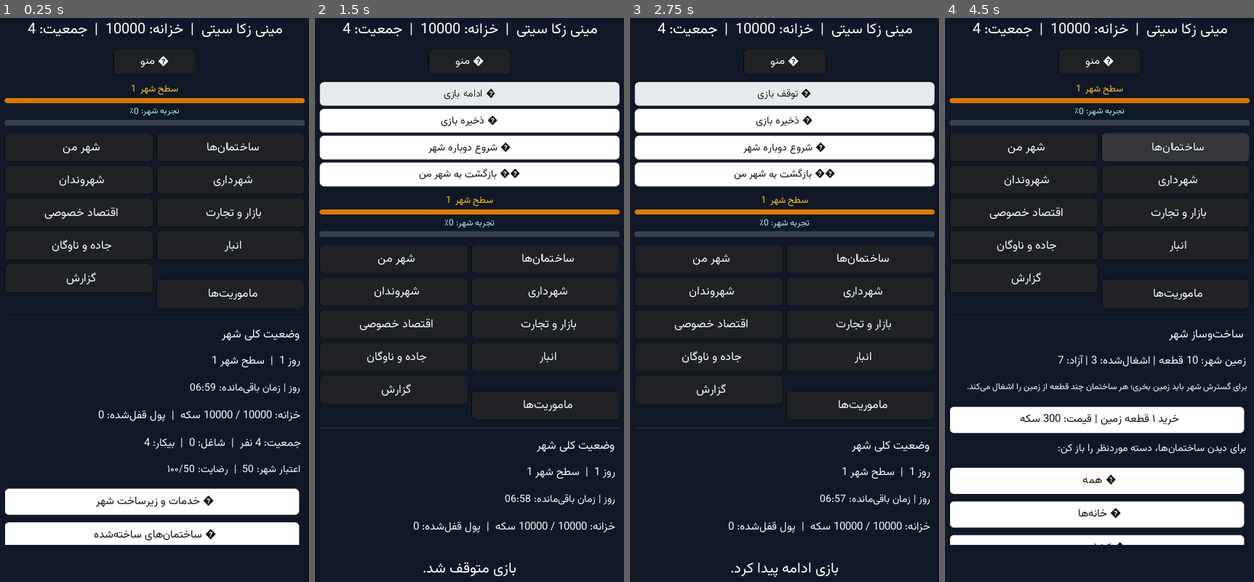
Above: before the commit, frames 1-4 (left to right).
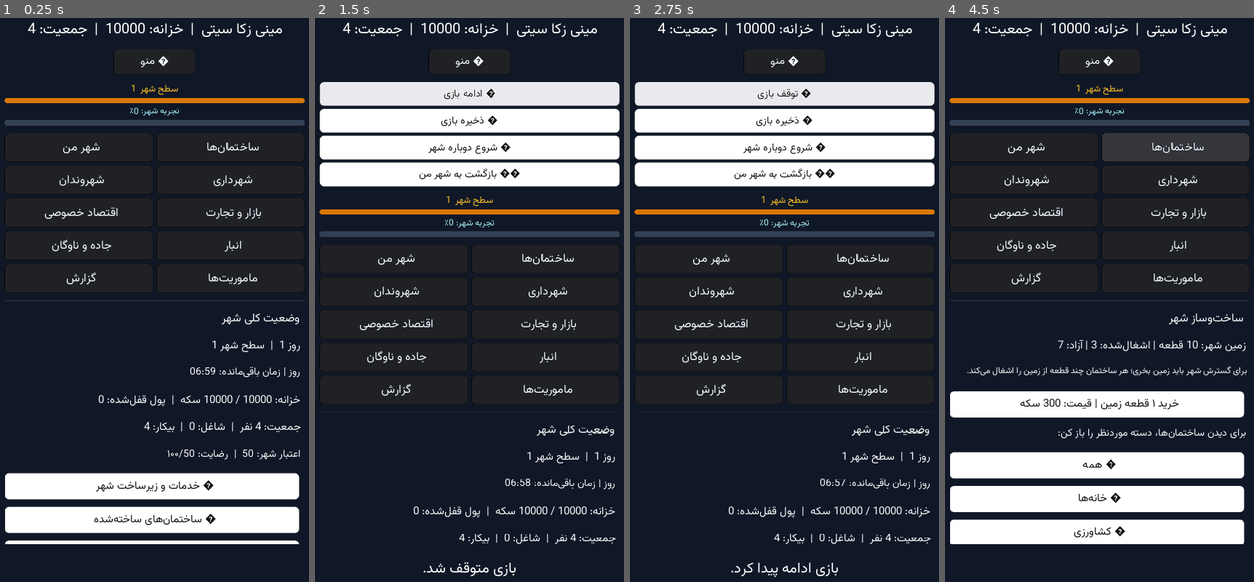
Above: after the commit, the same moments.

Repository: zekainstabot/mini-zeka-city
Game: Godot game, scene res://Main.tscn
Two runs of this game, one before a commit and one after it. Both use one fixed random seed, a clock stepped at 60 frames per second and the inputs below.
Inputs:
- Up to frame 1 (0.25 s): no input
- Up to frame 2 (1.5 s): click "ﻮﻨﻣ ☰" at 0.5 s; click "ﯼﺯﺎﺑ ﻒﻗﻮﺗ ⏸" at 1.25 s
- Up to frame 3 (2.75 s): click "ﯼﺯﺎﺑ ﻪﻣﺍﺩﺍ ▶" at 2 s
- Up to frame 4 (4.5 s): click "ﯼﺯﺎﺑ ﻩﺮﯿﺧﺫ 💾" at 2.75 s; click "ﻦﻣ ﺮﻬﺷ" at 3.5 s; click "ﺎﻫ‌ﻥﺎﻤﺘﺧﺎﺳ" at 4.25 s

The runs differ from the first frame. In frame 1, 9.6% of the frame differs, in the area x 1-99%, y 43-94%; in frame 2, 2.2%; in frame 3, 2.2%; in frame 4, 16%.

Commit message:
Refresh and emphasize ready mission reward badge

Diff:
--- a/scripts/Main.gd
+++ b/scripts/Main.gd
@@ -38,6 +38,7 @@
 var storage_section_expanded = {}
 var active_section_container = null
 var mission_reward_badge = null
+var mission_badge_refresh_timer = 0.0
 
 func _input(event):
 	if game_scroll_container == null or not is_instance_valid(game_scroll_container):
@@ -66,6 +67,10 @@
 	if game == null or game_paused:
 		return
 	clock_cycle_seconds += delta
+	mission_badge_refresh_timer += delta
+	if mission_badge_refresh_timer >= 1.0:
+		mission_badge_refresh_timer = 0.0
+		_update_mission_reward_badge()
 	clock_save_accumulator += delta
 	construction_check_accumulator += delta
 	if construction_check_accumulator >= 1.0:
@@ -302,9 +307,12 @@
 			mission_reward_badge = Label.new()
 			mission_reward_badge.text = ""
 			mission_reward_badge.align = Label.ALIGN_CENTER
-			mission_reward_badge.rect_min_size = Vector2(0, 24)
+			mission_reward_badge.valign = Label.VALIGN_CENTER
+			mission_reward_badge.rect_min_size = Vector2(0, 30)
 			mission_reward_badge.add_color_override("font_color", Color("#facc15"))
-			_apply_font(mission_reward_badge, 15)
+			mission_reward_badge.add_color_override("font_color_shadow", Color("#111827"))
+			mission_reward_badge.modulate = Color("#ffffff")
+			_apply_font(mission_reward_badge, 17)
 			nav_item.add_child(mission_reward_badge)
 		var b = Button.new()
 		b.text = PersianText.reshaper(item.t + "  ")
@@ -360,7 +368,8 @@
 		if bool(mission.get("completed", false)) and not bool(mission.get("claimed", false)) and bool(mission.get("unlocked", false)):
 			ready_to_claim = true
 			break
-	mission_reward_badge.text = PersianText.reshaper("🎁 جایزه آماده دریافت" if ready_to_claim else "")
+	mission_reward_badge.text = PersianText.reshaper("🎁  جایزه آماده دریافت  🎁" if ready_to_claim else "")
+	mission_reward_badge.visible = ready_to_claim
 
 func _create_menu_action(title, callback):
 	var button = Button.new()
